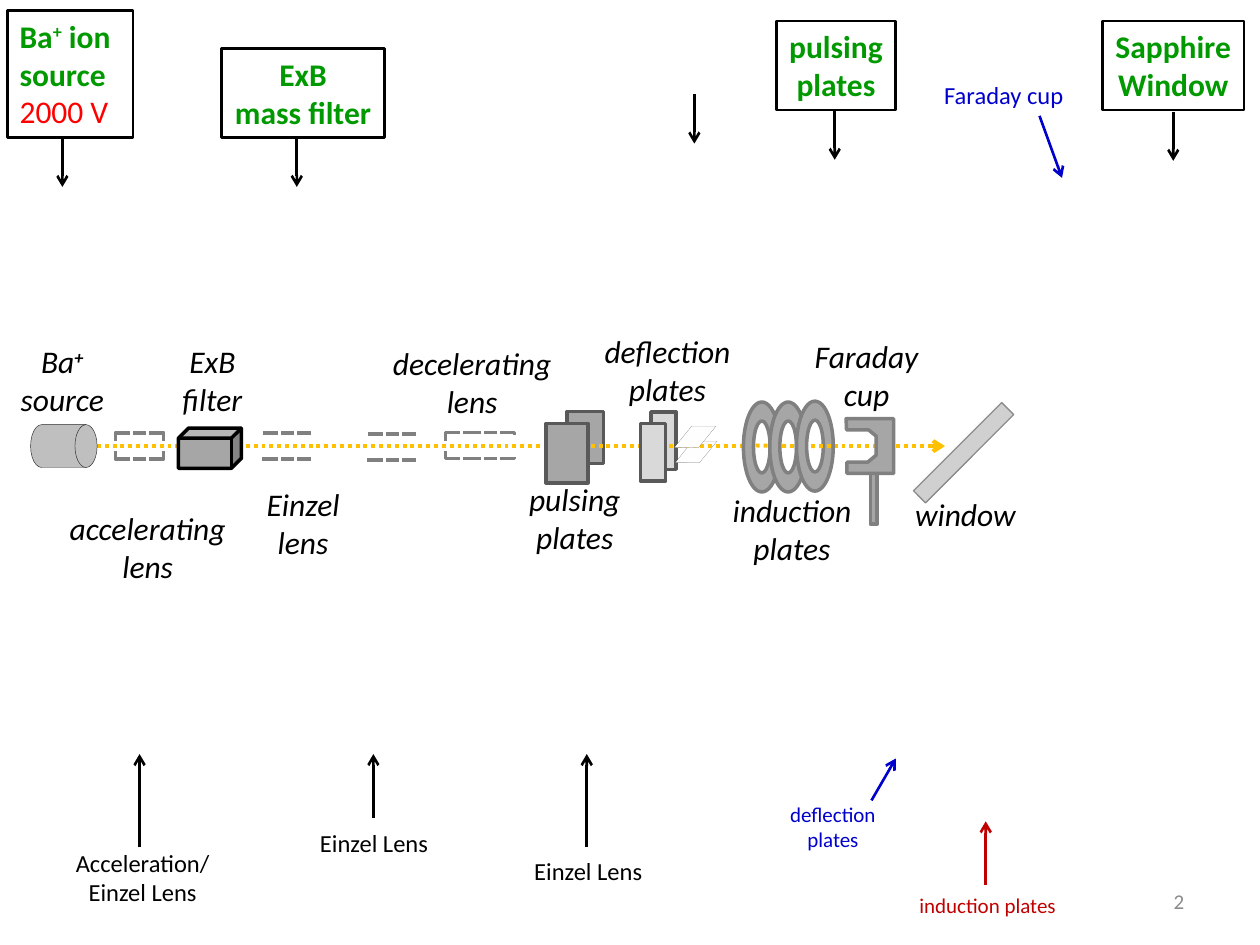
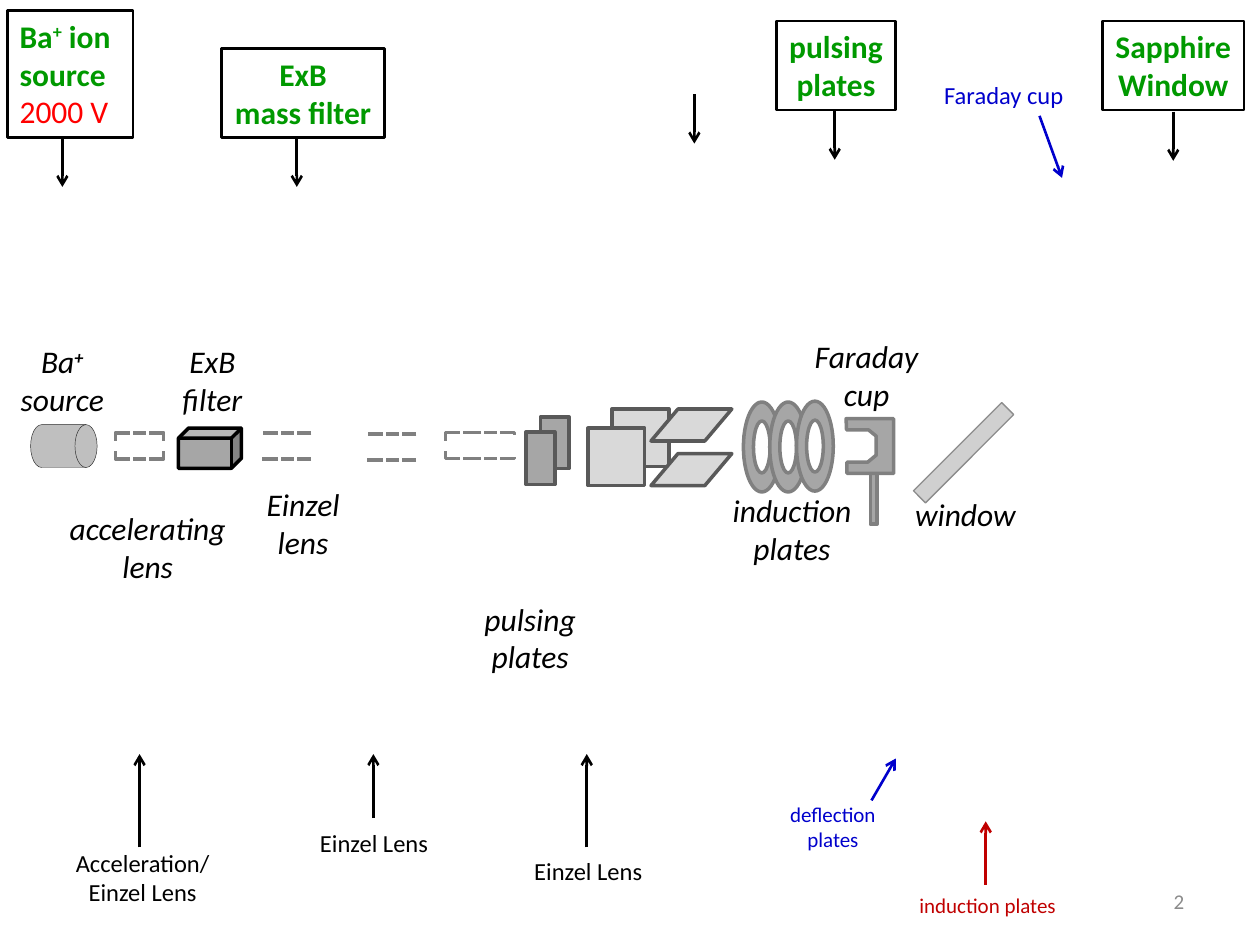
Before and after one commit to Waltmon/timthesis, a slide deck: slide 2 of figures/ionBeam.pptx. Drawn at 1260x945 pixels with LibreOffice and Linux fonts; fonts in the diff are those of the drawing; grey boxes stand for pictures. Boxes give left, top, right and bottom in pixels: in the first picture for what was removed or moved away, otherwise in the second. Text is boxed around its words. In the diff, an @@ line names an element or a change of style, - is before the commit and + after.

```diff
--- a/figures/ionBeam.pptx
+++ b/figures/ionBeam.pptx
@@ text removed at [393,353,551,414] @@
-decelerating
-lens
@@ text removed at [605,341,731,406] @@
-deflection
-plates
@@ rectangle: place and size @@
-rectangle at [567,412,604,464]
+rectangle at [541,417,570,469]
@@ rectangle: place and size @@
-rectangle at [651,412,677,470]
+rectangle at [612,410,669,467]
@@ parallelogram added at [651,410,732,441], fill #D9D9D9, outline #595959 2 pt @@
@@ rectangle removed at [683,408,708,466] @@
@@ arrow removed from (89, 446) to (945, 446) @@
@@ rectangle: place and size @@
-rectangle at [546,423,587,483]
+rectangle at [525,432,554,485]
@@ rectangle: place and size @@
-rectangle at [640,423,665,481]
+rectangle at [588,428,645,486]
@@ rectangle removed at [683,423,708,481] @@
@@ line removed from (756, 446) to (767, 446) @@
@@ line removed from (782, 446) to (794, 446) @@
@@ line removed from (811, 446) to (833, 446) @@
@@ parallelogram added at [651,454,732,485], fill #D9D9D9, outline #595959 2 pt @@
@@ text "pulsing": place and size @@
-text "pulsing" at [529,489,620,554]
+text "pulsing" at [484,609,575,673]
```
Also in this commit, not shown: 3 other files.
